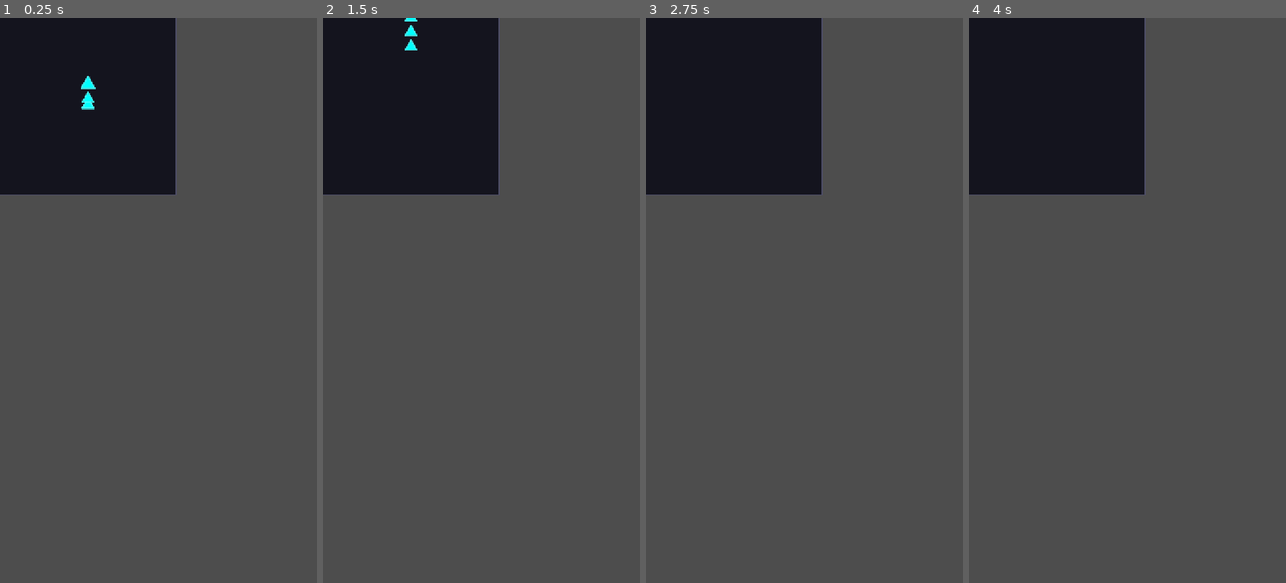
Above: before the commit, frames 1-4 (left to right).
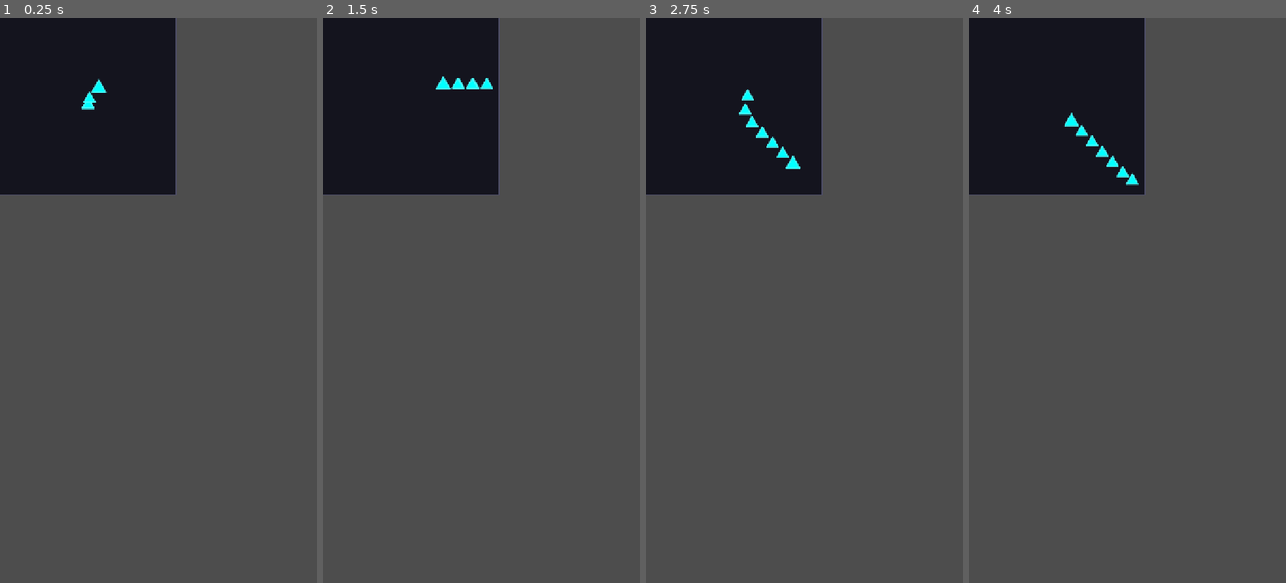
Above: after the commit, the same moments.

Repository: brad-richardson/arcade
Game: Godot game, scene res://games/snake/preview.tscn
Same seed, same stepped clock (60 frames per second), same inputs: the game is played once before the commit and once after it. This scene is started directly instead of the project's main scene.
Inputs (mouse positions are in pixels of both pictures, inside the frame that each line leads up to):
- Up to frame 1 (0.25 s): no input
- Up to frame 2 (1.5 s): move the mouse to (551, 272) at 0.52 s; hold Right (ui_right) 0.53-1.25 s; click (551, 272) at 0.67 s; drag from (418, 328) to (465, 413) at 1.27 s
- Up to frame 3 (2.75 s): move the mouse to (836, 176) at 2.02 s; hold Right (ui_right) from 2.03 s (still down); click (836, 176) at 2.17 s
- Up to frame 4 (4 s): release Right (ui_right) at 2.75 s; drag from (1111, 413) to (1032, 215) at 2.77 s; move the mouse to (1222, 385) at 3.52 s; hold Left (ui_left) from 3.53 s (still down); click (1222, 385) at 3.67 s

The runs differ from the first frame. In frame 1, 0.2% of the frame differs, in the area x 25-34%, y 10-16%; in frame 2, 0.4%; in frame 3, 0.4%; in frame 4, 0.4%, in the area x 30-54%, y 16-30%.

Commit message:
fix(snake): self-review fixes — screen flash, path perf, encapsulation
- Add screen flash overlay on tier-up (spec requirement)
- Optimize _get_segment_positions to single-pass path walk (was O(n*m))
- Add get_segments() public accessor, stop accessing _segments directly
- Fix preview bounce to set direction immediately (bypass smooth turning)

Co-Authored-By: Claude Opus 4.6 (1M context) <noreply@anthropic.com>

Diff:
--- a/games/snake/game.gd
+++ b/games/snake/game.gd
@@ -143,16 +143,26 @@
 func _on_tier_changed(_new_tier: int) -> void:
 	_effects.emit_tier_burst(snake.position, snake.get_tier_color())
 	_effects.update_trail_color(snake.get_tier_color())
+	# Camera shake.
 	var tween: Tween = create_tween()
 	tween.tween_property(camera, "offset", Vector2(3, 3), 0.05)
 	tween.tween_property(camera, "offset", Vector2(-3, -3), 0.05)
 	tween.tween_property(camera, "offset", Vector2.ZERO, 0.1)
+	# Screen flash.
+	var flash: ColorRect = ColorRect.new()
+	flash.color = Color(snake.get_tier_color(), 0.3)
+	flash.set_anchors_preset(Control.PRESET_FULL_RECT)
+	flash.mouse_filter = Control.MOUSE_FILTER_IGNORE
+	$UI.add_child(flash)
+	var flash_tween: Tween = create_tween()
+	flash_tween.tween_property(flash, "color:a", 0.0, 0.3)
+	flash_tween.tween_callback(flash.queue_free)
 
 
 func _end_game(cleared: bool) -> void:
 	game_over = true
 	if not cleared:
-		_effects.emit_death_shatter(snake.get_segment_positions(), snake._segments)
+		_effects.emit_death_shatter(snake.get_segment_positions(), snake.get_segments())
 		snake.visible = false
 	var multiplier: int = 2 if cleared else 1
 	var coins_earned: int = int(snake.segments_eaten * coin_rate * multiplier)
--- a/games/snake/preview.gd
+++ b/games/snake/preview.gd
@@ -30,16 +30,27 @@
 		_dir_index = (_dir_index + 1) % _directions.size()
 		_snake.direction = _directions[_dir_index]
 
+	# Bounce off walls — set both current and target direction immediately
+	# to avoid the smooth turning letting the snake escape.
 	var margin: float = 30.0
+	var dir: Vector2 = _snake.direction
+	var bounced: bool = false
 	if _snake.position.x < margin:
-		_snake.direction.x = absf(_snake.direction.x)
+		dir.x = absf(dir.x)
+		bounced = true
 	elif _snake.position.x > PREVIEW_MAP.x - margin:
-		_snake.direction.x = -absf(_snake.direction.x)
+		dir.x = -absf(dir.x)
+		bounced = true
 	if _snake.position.y < margin:
-		_snake.direction.y = absf(_snake.direction.y)
+		dir.y = absf(dir.y)
+		bounced = true
 	elif _snake.position.y > PREVIEW_MAP.y - margin:
-		_snake.direction.y = -absf(_snake.direction.y)
-	_snake.direction = _snake.direction.normalized()
+		dir.y = -absf(dir.y)
+		bounced = true
+	if bounced:
+		dir = dir.normalized()
+		_snake._direction = dir
+		_snake._target_direction = dir
 
 	_food_timer += delta
 	if _food_timer >= 2.0 and _snake.segments_eaten < 30:
--- a/games/snake/snake.gd
+++ b/games/snake/snake.gd
@@ -136,6 +136,10 @@
 	return _get_segment_positions()
 
 
+func get_segments() -> Array[Dictionary]:
+	return _segments
+
+
 func _get_segment_positions() -> Array[Vector2]:
 	var positions: Array[Vector2] = []
 	positions.append(position)
@@ -143,29 +147,29 @@
 	if _path.size() < 2:
 		return positions
 
-	var accumulated_dist: float = 0.0
-
-	for seg_i: int in range(1, _segments.size()):
-		var spacing: float = _segments[seg_i - 1]["radius"] * SEGMENT_SPACING
-		var target_dist: float = accumulated_dist + spacing
-
-		var found: bool = false
-		var total: float = 0.0
-		var walk_idx: int = _path.size() - 1
-		while walk_idx > 0:
-			var d: float = _path[walk_idx].distance_to(_path[walk_idx - 1])
-			if total + d >= target_dist:
-				var t: float = (target_dist - total) / d
-				positions.append(_path[walk_idx].lerp(_path[walk_idx - 1], t))
-				found = true
-				break
+	# Single-pass walk: accumulate distance along the path once,
+	# placing each segment as we reach its target distance.
+	var seg_i: int = 1
+	var target_dist: float = _segments[0]["radius"] * SEGMENT_SPACING
+	var total: float = 0.0
+	var walk_idx: int = _path.size() - 1
+
+	while walk_idx > 0 and seg_i < _segments.size():
+		var d: float = _path[walk_idx].distance_to(_path[walk_idx - 1])
+		if total + d >= target_dist:
+			var t: float = (target_dist - total) / d
+			positions.append(_path[walk_idx].lerp(_path[walk_idx - 1], t))
+			seg_i += 1
+			if seg_i < _segments.size():
+				target_dist += _segments[seg_i - 1]["radius"] * SEGMENT_SPACING
+			# Don't advance walk_idx — next segment might be on the same edge.
+		else:
 			total += d
 			walk_idx -= 1
 
-		if not found:
-			positions.append(_path[0])
-
-		accumulated_dist = target_dist
+	# If path isn't long enough for remaining segments, stack at the end.
+	while positions.size() < _segments.size():
+		positions.append(_path[0])
 
 	return positions
 
